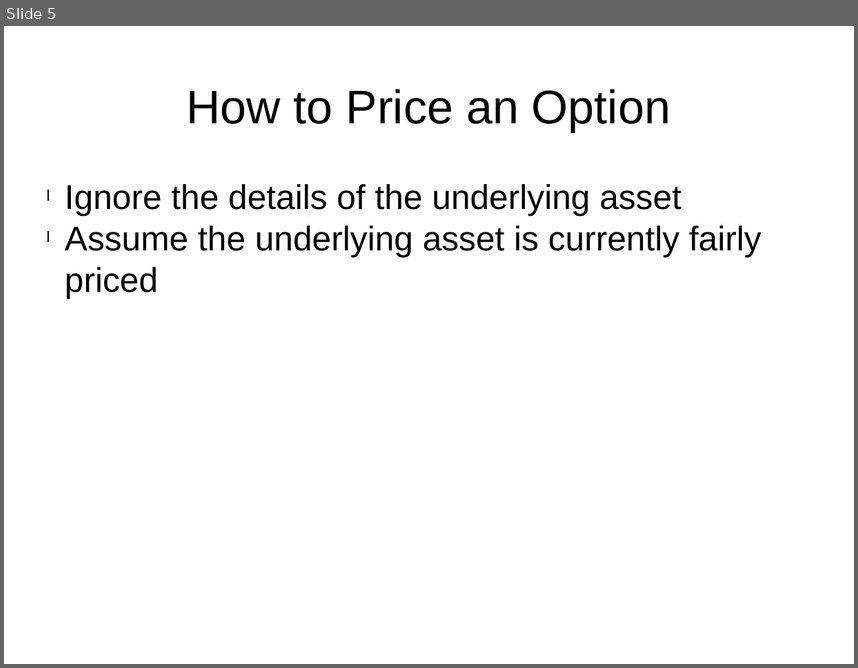
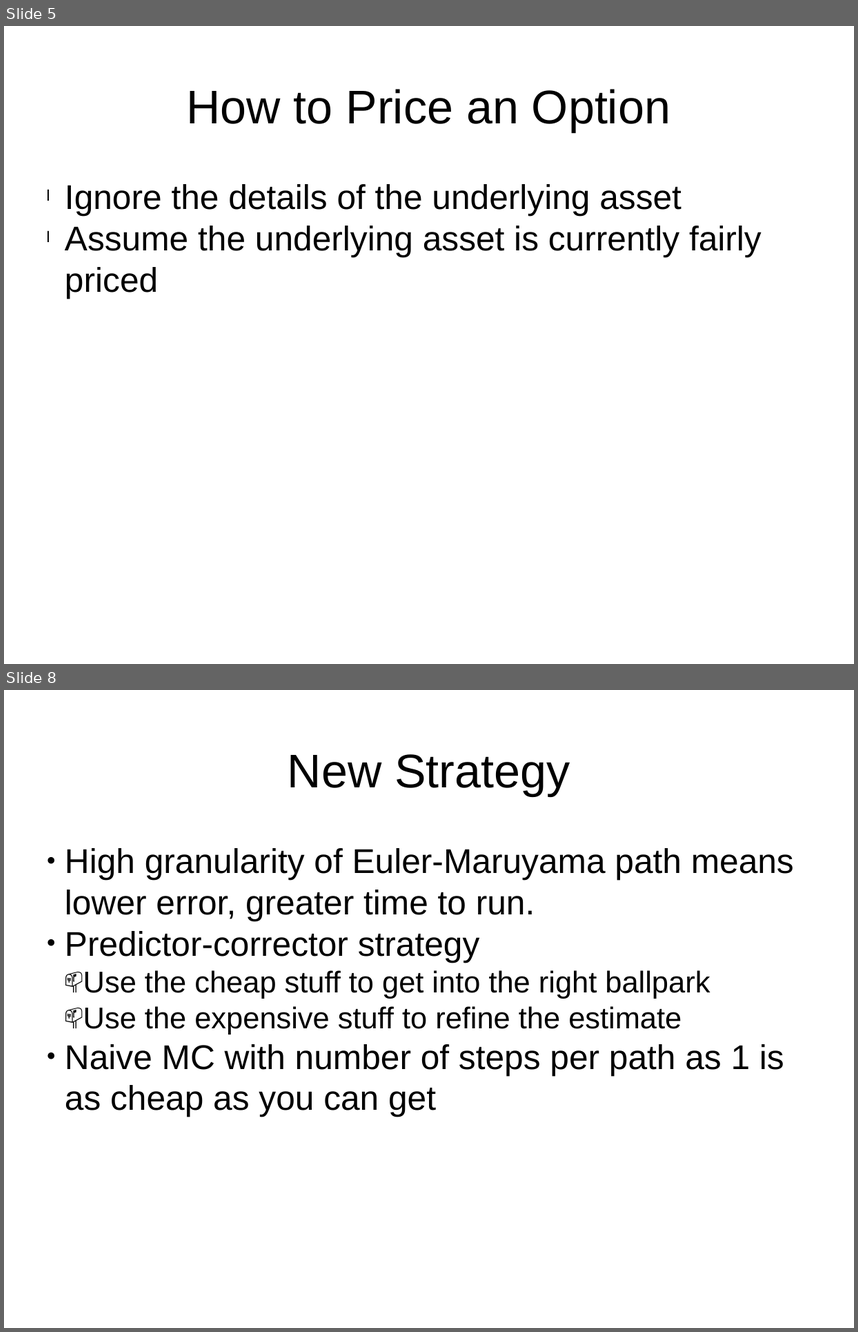
Before and after one commit to HaroldRKingsberg/MLMC, a slide deck: docs/final_presentation.pptx. Shown one above the other, each under a label of ours: slide 5 before the commit, slides 5 and 8 after it; the slides between them are not shown. The pictures are 858x668 and 858x1332 pixels, drawn with LibreOffice and Linux fonts; fonts in the diff are those of the drawing. Boxes give left, top, right and bottom in pixels: in the first picture for what was removed or moved away, otherwise in the second. Text is boxed around its words. In the diff, an @@ line names an element or a change of style, - is before the commit and + after.

```diff
--- a/docs/final_presentation.pptx
+++ b/docs/final_presentation.pptx
@@ slide 8 added at [4,690,854,1328], background #FFFFFF @@
@@ text added at [288,754,570,796], 44 pt, text #000000 @@
+New Strategy
@@ text added at [65,848,794,1116], 32 pt, text #000000 @@
+● High granularity of Euler-Maruyama path means lower error, greater time to run.
+● Predictor-corrector strategy
+  📫 Use the cheap stuff to get into the right ballpark
+  📫 Use the expensive stuff to refine the estimate
+● Naive MC with number of steps per path as 1 is as cheap as you can get
```
Also in this commit, not shown: 1 slide changed, 5 other slides added, 1 slide removed.
